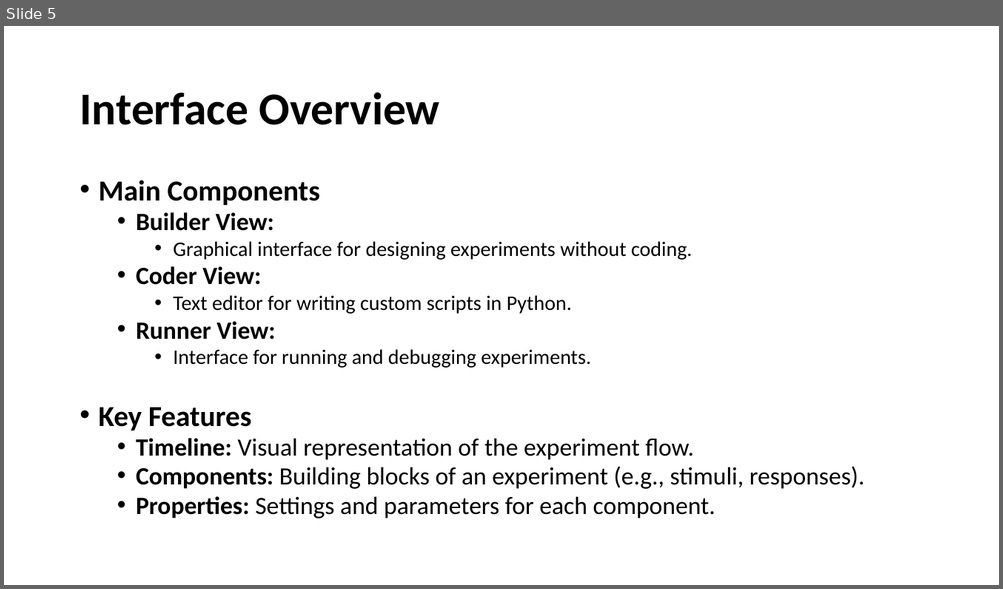
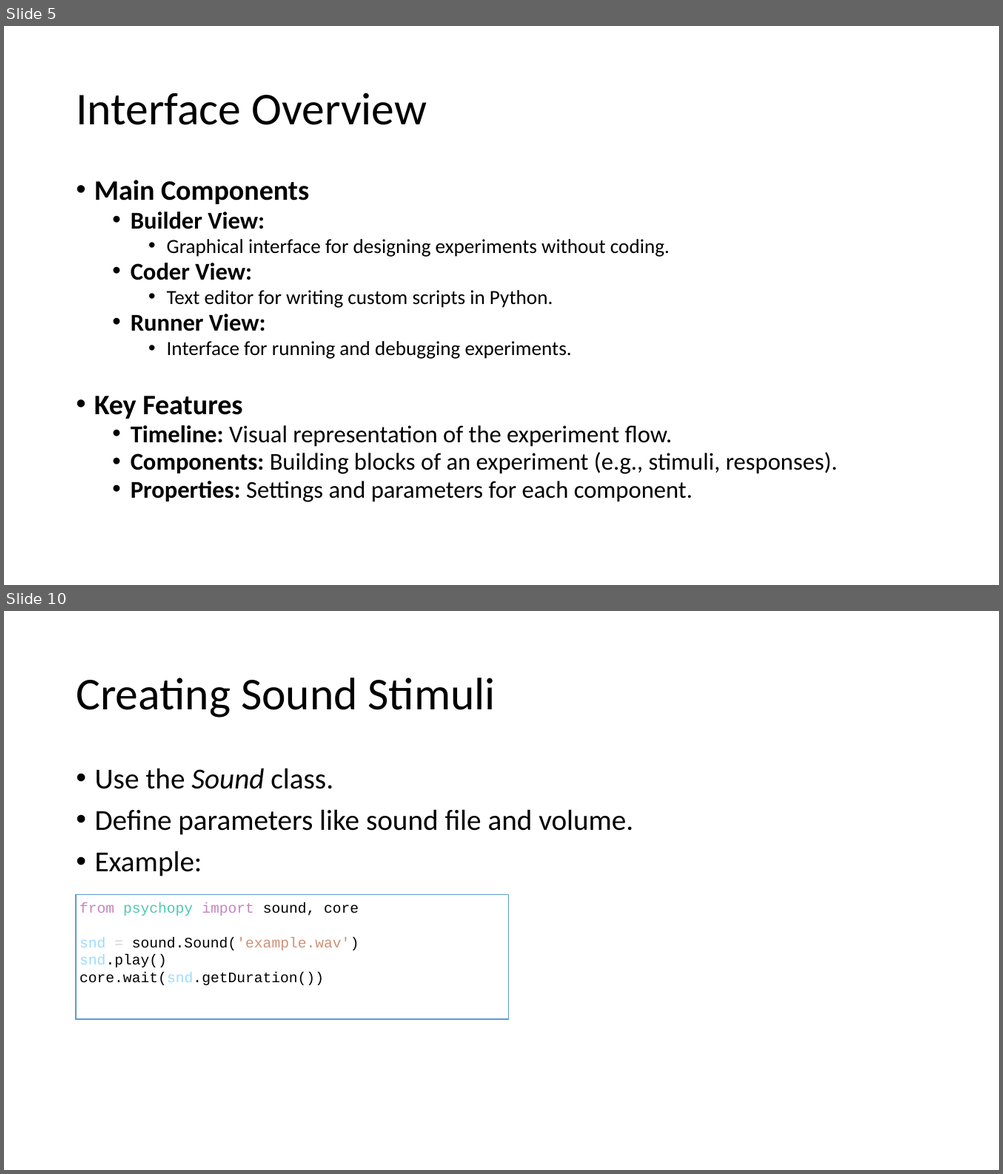
Before and after one commit to caggursoy/PsychoPy-Intro-Course, a slide deck: intro-psychopy/part2.pptx. Shown one above the other, each under a label of ours: slide 5 before the commit, slides 5 and 10 after it; the slides between them are not shown. The pictures are 1003x589 and 1003x1174 pixels, drawn with LibreOffice and Linux fonts; fonts in the diff are those of the drawing. Boxes give left, top, right and bottom in pixels: in the first picture for what was removed or moved away, otherwise in the second. Text is boxed around its words. In the diff, an @@ line names an element or a change of style, - is before the commit and + after.

```diff
--- a/intro-psychopy/part2.pptx
+++ b/intro-psychopy/part2.pptx
@@ slide 10 added at (4, 611, 999, 1170), background #FFFFFF @@
@@ title added at (76, 678, 495, 718), 44 pt, text #000000 @@
+Creating Sound Stimuli
@@ text added at (95, 768, 633, 877), 28 pt, text #000000 @@
+• Use the Sound class.
+• Define parameters like sound file and volume.
+• Example:
@@ rectangle added at (76, 895, 509, 1020), fill #FFFFFF, outline #5B9BD5 1 pt, 14 pt, text #000000 @@
+from psychopy import sound, core
+snd = sound.Sound('example.wav')
+snd.play()
+core.wait(snd.getDuration())
@@ slide 5 changed as well @@
@@ title "Interface Overview" at (76, 93, 427, 125): bold off @@
@@ text "Main Components" at (94, 180, 837, 503): size 28 to 27.2 pt in "Main Components", "Key Features"; size 24 to 23.3 pt in "Builder View:", "Coder View:", "Runner View:", "Timeline: Visual representation of the experiment flow." and 2 more places; size 20 to 19.4 pt in "Graphical interface for designing experiments without coding ...", "Text editor for writing custom scripts in ...", "Interface for running and debugging experiments."; indent changed; line spacing 0.8 to 0.81; less space between paragraphs @@
```
Also in this commit, not shown: 6 other slides changed, 12 other slides added, 1 other file.
